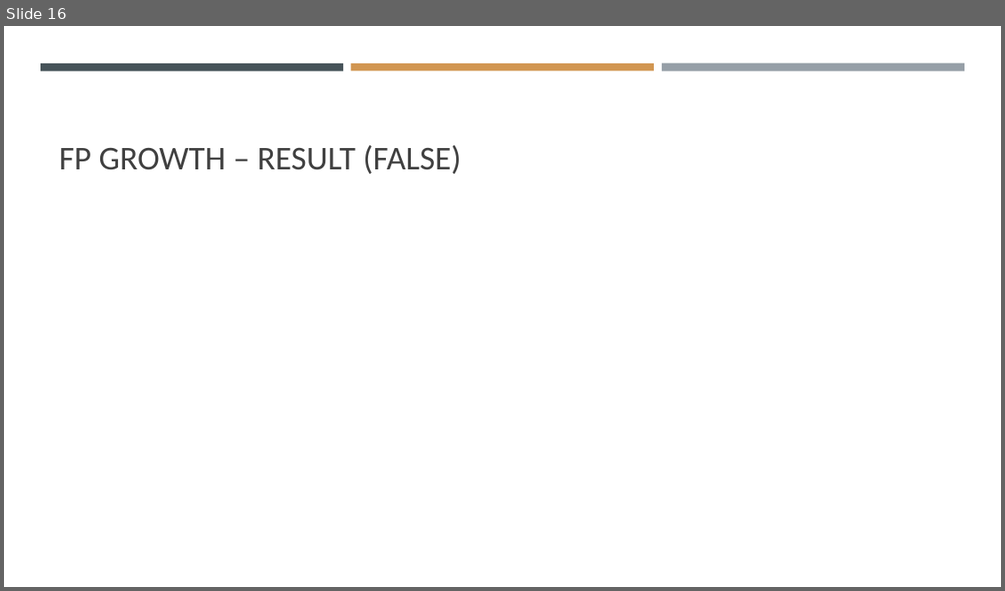
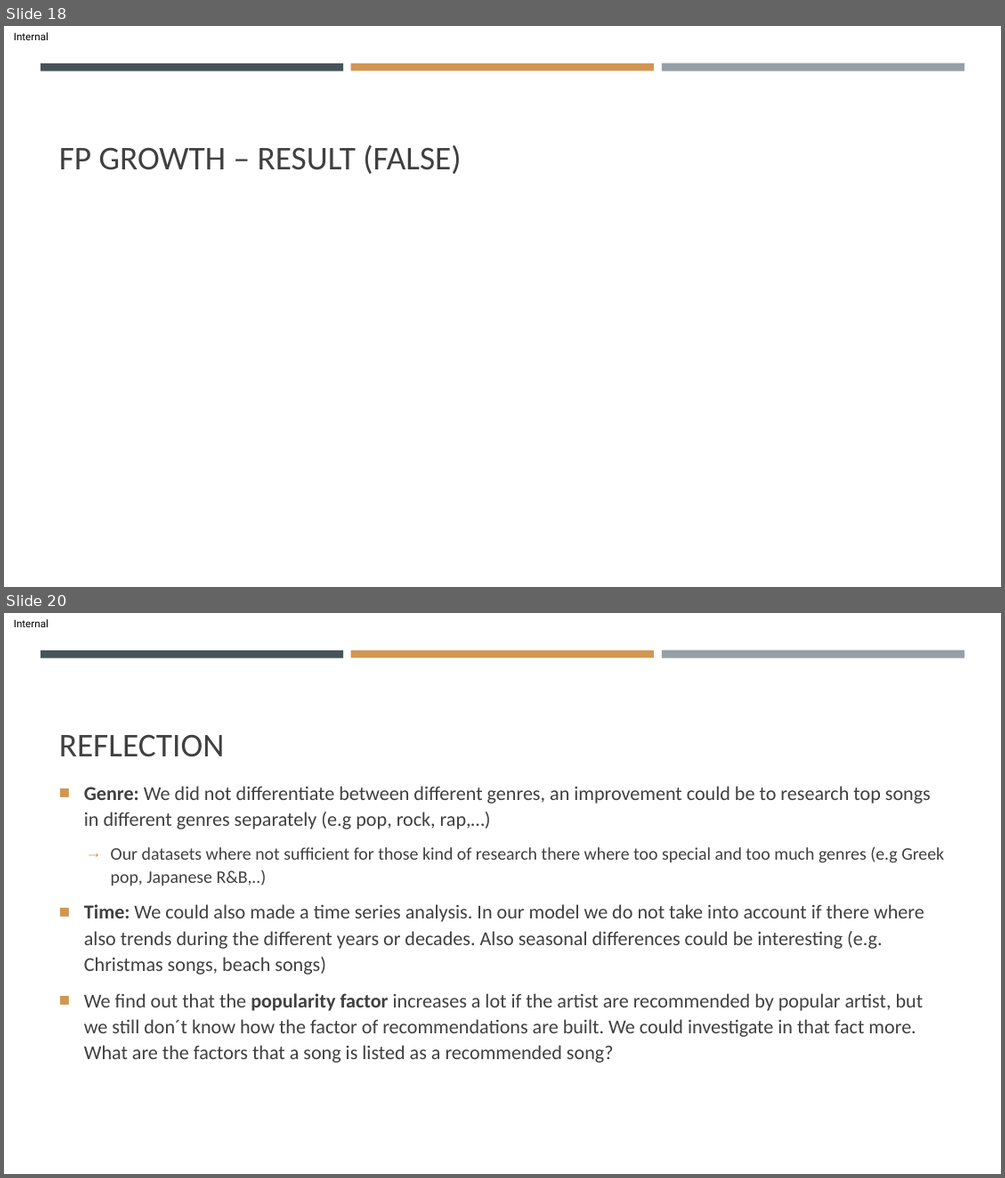
Before and after one commit to SvenWeiss-HDM/Classification, a slide deck: HDM Data Science v0226.pptx. Shown one above the other, each under a label of ours: slide 16 before the commit, slides 18 and 20 after it; the slides between them are not shown. The pictures are 1005x591 and 1005x1178 pixels, drawn with LibreOffice and Linux fonts; fonts in the diff are those of the drawing. Boxes give left, top, right and bottom in pixels: in the first picture for what was removed or moved away, otherwise in the second. Text is boxed around its words. In the diff, an @@ line names an element or a change of style, - is before the commit and + after.

Commit message:
Update HDM Data Science v0226.pptx
add Reflection to PPT

```diff
--- a/HDM Data Science v0226.pptx
+++ b/HDM Data Science v0226.pptx
@@ slide 20 added at (4,613,1001,1174), background #FFFFFF; not listed: 4 template elements that a slide beside it also shows @@
@@ title added at (59,735,225,757), 32 pt, text #404040 @@
+REFLECTION
@@ text added at (84,786,944,1062), 19 pt, text #404040 @@
+■ Genre: We did not differentiate between different genres, an improvement could be to research top songs in different genres separately (e.g pop, rock, rap,…)
+  → Our datasets where not sufficient for those kind of research there where too special and too much genres (e.g Greek pop, Japanese R&B,..)
+■ Time: We could also made a time series analysis. In our model we do not take into account if there where also trends during the different years or decades. Also seasonal differences could be interesting (e.g. Christmas songs, beach songs)
+■ We find out that the popularity factor increases a lot if the artist are recommended by popular artist, but we still don´t know how the factor of recommendations are built. We could investigate in that fact more. What are the factors that a song is listed as a recommended song?
@@ what was slide 16 is now slide 18 @@
@@ slide 18 changed as well @@
@@ text added at (14,32,48,40), 10 pt, text #000000 @@
+Internal
```
Also in this commit, not shown: 15 other slides changed, 6 other slides added.
